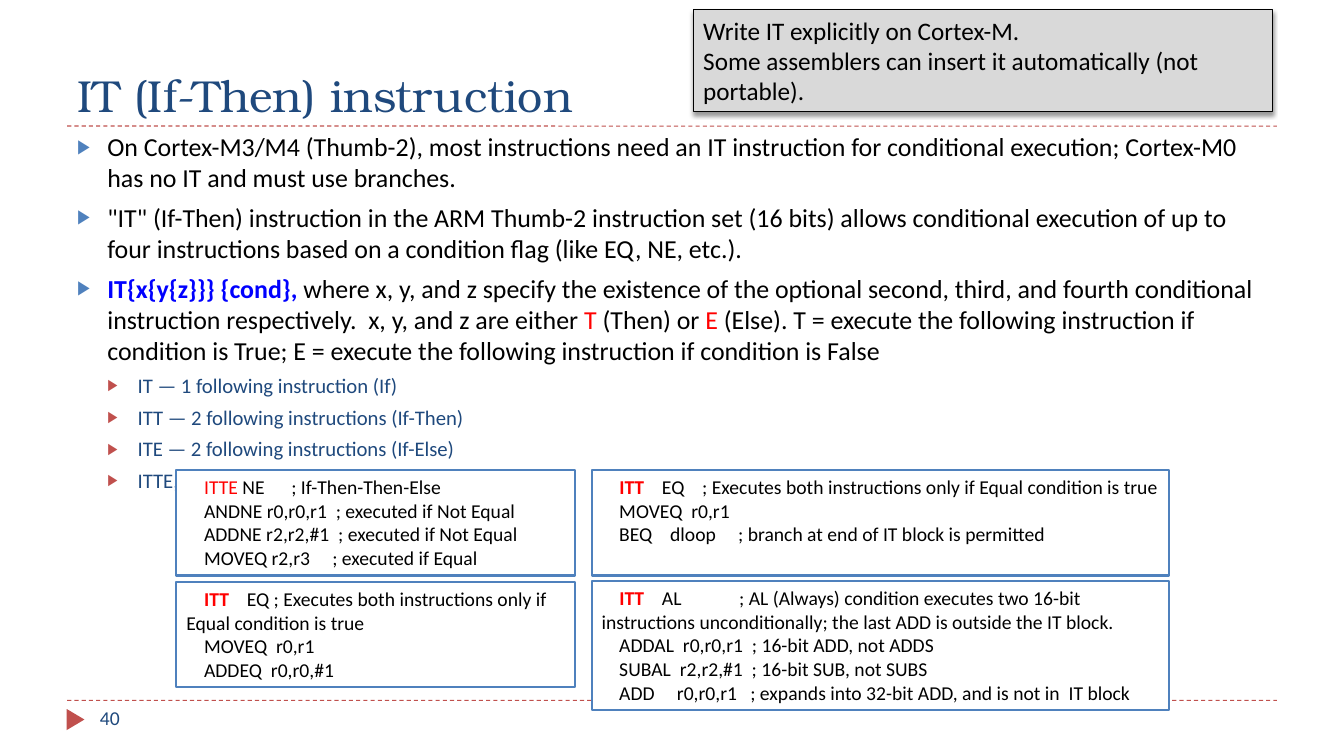
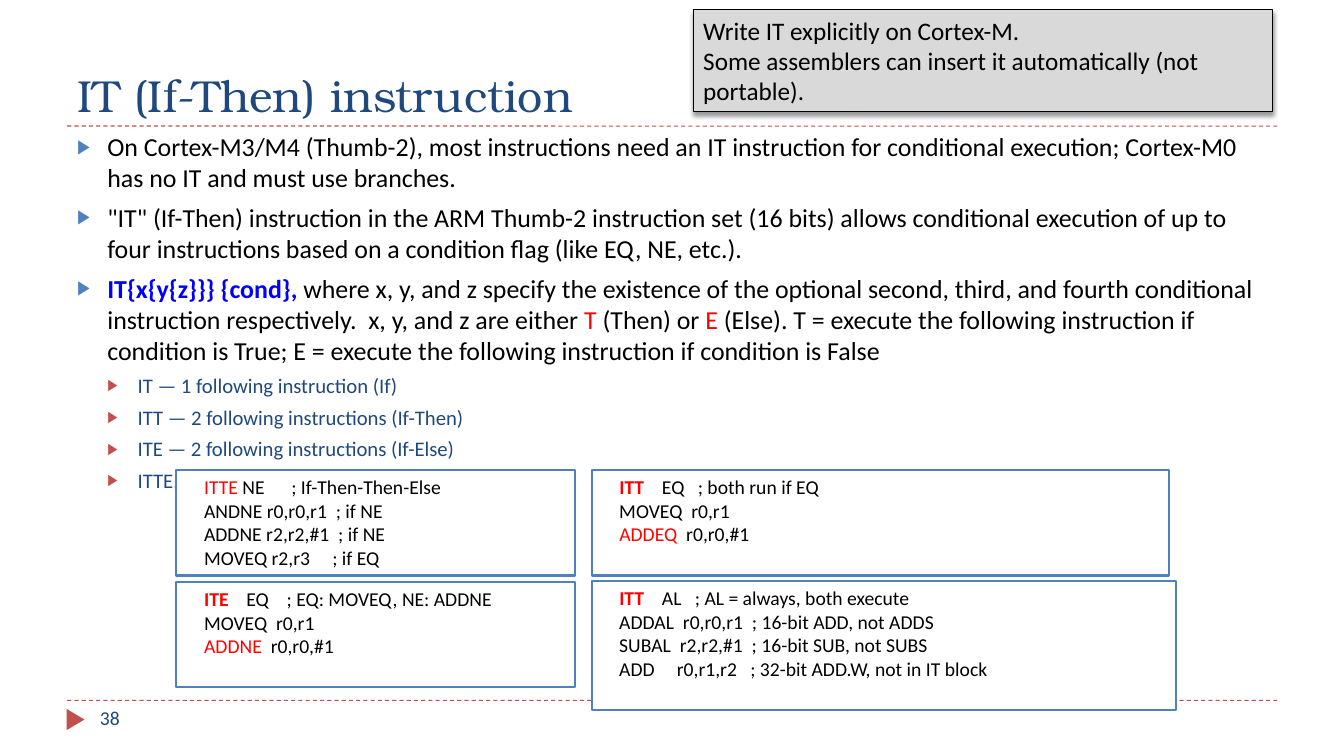
Before and after one commit to guhofstra/CSC111Fa26, a slide deck: slide 38 of PPTs/Ch6_ARM_Control_Flow.pptx (slide 40 before the commit). Drawn at 1344x756 pixels with LibreOffice and Linux fonts; fonts in the diff are those of the drawing. Boxes give left, top, right and bottom in pixels: in the first picture for what was removed or moved away, otherwise in the second. Text is boxed around its words. In the diff, an @@ line names an element or a change of style, - is before the commit and + after.

```diff
--- a/PPTs/Ch6_ARM_Control_Flow.pptx
+++ b/PPTs/Ch6_ARM_Control_Flow.pptx
@@ text in rectangle at [204, 504, 385, 568]: text changed @@
-ANDNE r0,r0,r1 ; executed if Not Equal
-ADDNE r2,r2,#1 ; executed if Not Equal
-MOVEQ r2,r3 ; executed if Equal
+ANDNE r0,r0,r1 ; if NE
+ADDNE r2,r2,#1 ; if NE
+MOVEQ r2,r3 ; if EQ
@@ text in rectangle at [619, 480, 818, 497]: text changed @@
-ITT EQ ; Executes both instructions only if Equal condition is true
+ITT EQ ; both run if EQ
@@ text in rectangle at [619, 528, 749, 544]: text changed @@
-BEQ dloop ; branch at end of IT block is permitted
+ADDEQ r0,r0,#1
@@ text in rectangle at [204, 593, 492, 609]: text changed @@
-ITT EQ ; Executes both instructions only if Equal condition is true
+ITE EQ ; EQ: MOVEQ, NE: ADDNE
@@ rectangle "ITT AL ; AL = ...": place and size @@
-rectangle "ITT AL ; AL = ..." at [592, 582, 1170, 711]
+rectangle "ITT AL ; AL = ..." at [592, 582, 1177, 711]
@@ text in rectangle at [619, 591, 909, 608]: text changed @@
-ITT AL ; AL (Always) condition executes two 16-bit instructions unconditionally; the last ADD is outside the IT block.
+ITT AL ; AL = always, both execute
@@ text in rectangle at [204, 639, 334, 656]: text changed @@
-ADDEQ r0,r0,#1
+ADDNE r0,r0,#1
@@ text in rectangle at [619, 662, 987, 679]: text changed @@
-ADD r0,r0,r1 ; expands into 32-bit ADD, and is not in IT block
+ADD r0,r1,r2 ; 32-bit ADD.W, not in IT block
@@ page number at [100, 711, 120, 725]: text changed @@
-40
+38
```
Also in this commit, not shown: 18 other slides changed, 2 slides removed, 3 other files.
